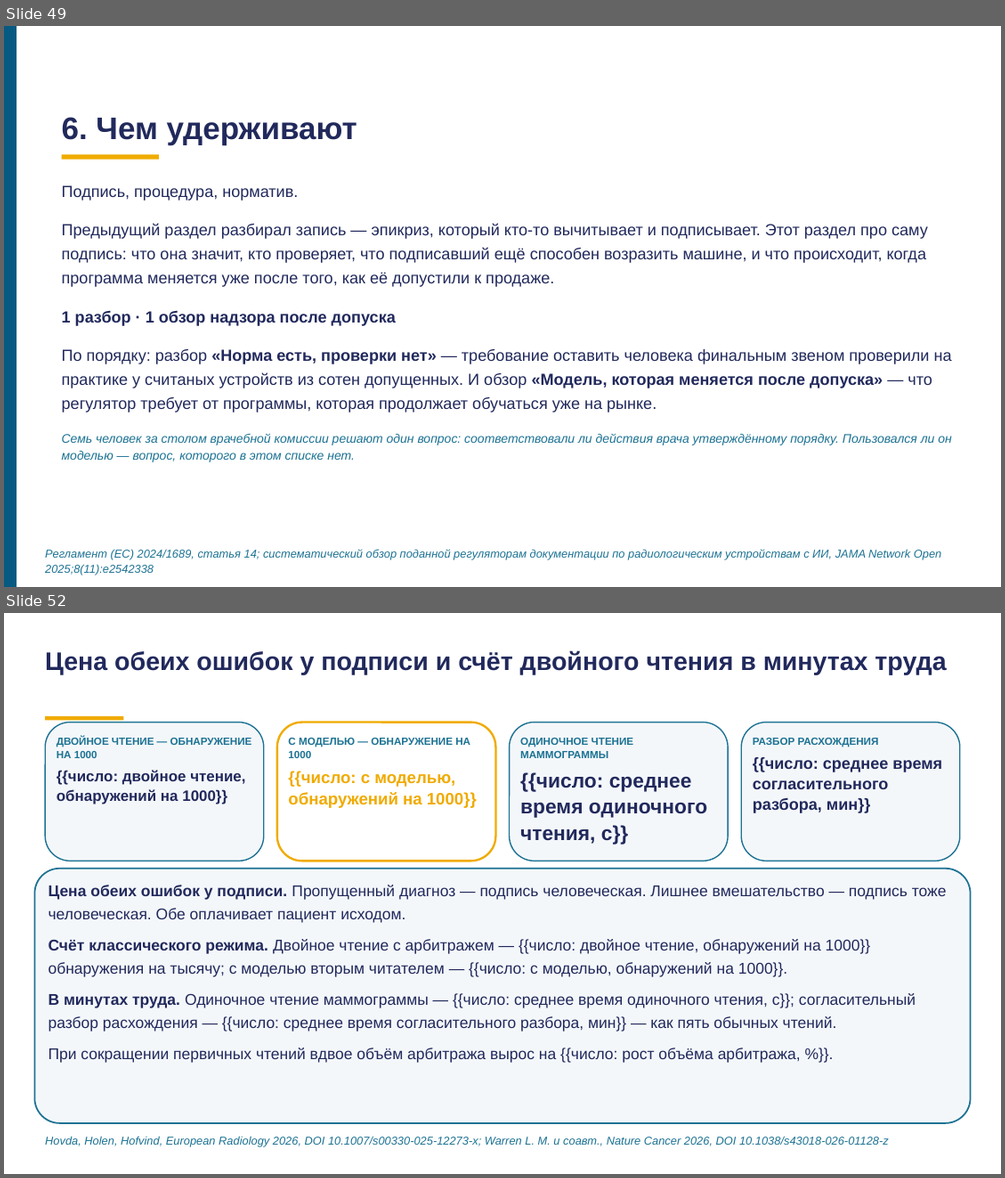
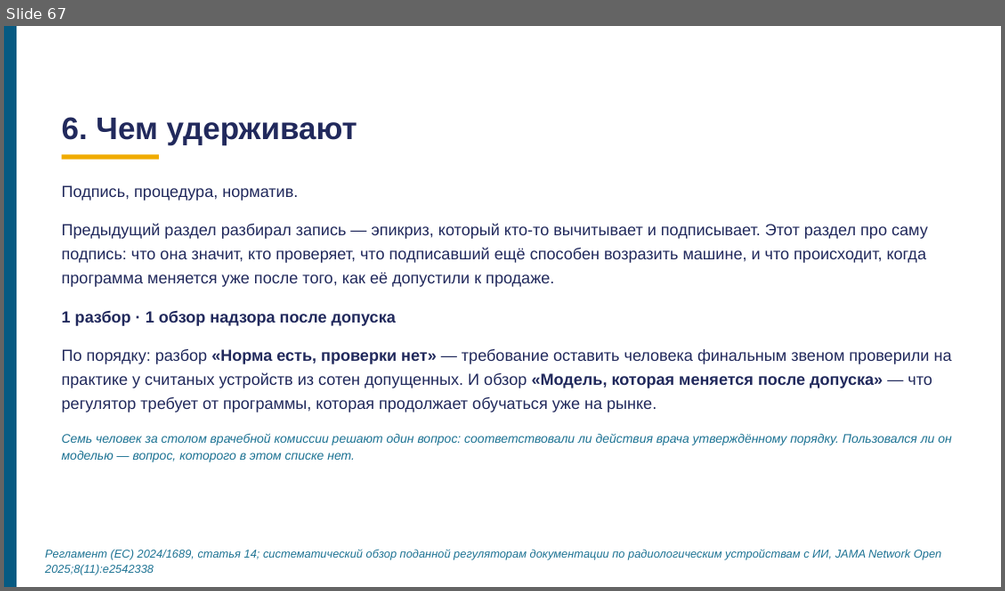
Before and after one commit to tellina-study/AI-usage-lessons, a slide deck: library/lectures/lec-07/rework/deck/lec-07-karkas.pptx. Shown one above the other, each under a label of ours: slides 49 and 52 before the commit, slide 67 after it; the slides between them are not shown. The pictures are 1005x1178 and 1005x591 pixels, drawn with LibreOffice and Linux fonts; fonts in the diff are those of the drawing. Boxes give left, top, right and bottom in pixels: in the first picture for what was removed or moved away, otherwise in the second. Text is boxed around its words. In the diff, an @@ line names an element or a change of style, - is before the commit and + after.

```diff
--- a/library/lectures/lec-07/rework/deck/lec-07-karkas.pptx
+++ b/library/lectures/lec-07/rework/deck/lec-07-karkas.pptx
@@ slide 52 removed at [4, 613, 1001, 1174], background #FFFFFF @@
@@ text removed at [45, 650, 946, 675] @@
-Цена обеих ошибок у подписи и счёт двойного чтения в минутах труда
@@ rectangle removed at [45, 716, 123, 721] @@
@@ rounded rectangle removed at [45, 722, 264, 860] @@
@@ text removed at [57, 738, 252, 758] @@
-ДВОЙНОЕ ЧТЕНИЕ — ОБНАРУЖЕНИЕ НА 1000
@@ rounded rectangle removed at [277, 722, 495, 860] @@
@@ text removed at [288, 738, 470, 758] @@
-С МОДЕЛЬЮ — ОБНАРУЖЕНИЕ НА 1000
@@ rounded rectangle removed at [510, 722, 728, 860] @@
@@ text removed at [520, 738, 634, 758] @@
-ОДИНОЧНОЕ ЧТЕНИЕ МАММОГРАММЫ
@@ rounded rectangle removed at [741, 722, 960, 860] @@
@@ text removed at [752, 738, 879, 747] @@
-РАЗБОР РАСХОЖДЕНИЯ
@@ text removed at [57, 770, 245, 804] @@
-{{число: двойное чтение, обнаружений на 1000}}
@@ text removed at [288, 771, 477, 808] @@
-{{число: с моделью, обнаружений на 1000}}
@@ text removed at [520, 772, 707, 844] @@
-{{число: среднее время одиночного чтения, с}}
@@ text removed at [752, 757, 942, 813] @@
-{{число: среднее время согласительного разбора, мин}}
@@ rounded rectangle removed at [34, 868, 971, 1123] @@
@@ text removed at [48, 884, 947, 1062] @@
-Цена обеих ошибок у подписи. Пропущенный диагноз — подпись человеческая. Лишнее вмешательство — подпись тоже человеческая. Обе оплачивает пациент исходом.
-Счёт классического режима. Двойное чтение с арбитражем — {{число: двойное чтение, обнаружений на 1000}} обнаружения на тысячу; с моделью вторым читателем — {{число: с моделью, обнаружений на 1000}}.
-В минутах труда. Одиночное чтение маммограммы — {{число: среднее время одиночного чтения, с}}; согласительный разбор расхождения — {{число: среднее время согласительного разбора, мин}} — как пять обычных чтений.
-При сокращении первичных чтений вдвое объём арбитража вырос на {{число: рост объёма арбитража, %}}.
@@ text removed at [45, 1135, 889, 1147] @@
-Hovda, Holen, Hofvind, European Radiology 2026, DOI 10.1007/s00330-025-12273-x; Warren L. M. и соавт., Nature Cancer 2026, DOI 10.1038/s43018-026-01128-z
@@ what was slide 49 is now slide 67 @@
```
Also in this commit, not shown: 70 slides changed, 32 slides added, 1 other slide removed, 35 other files.
